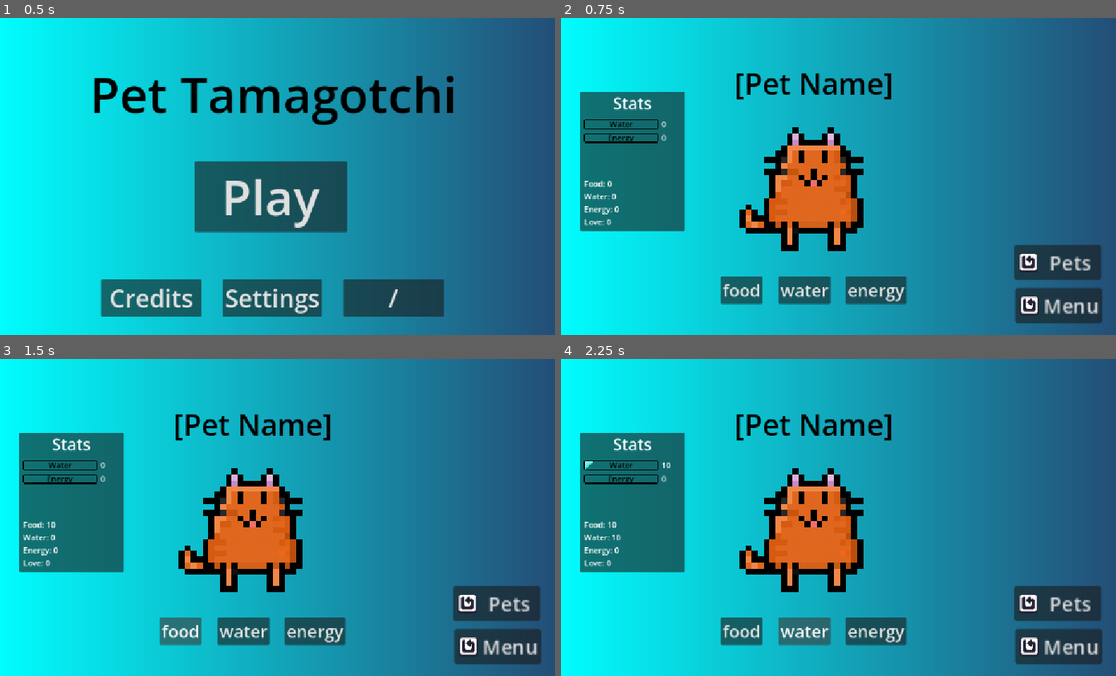
Above: before the commit, frames 1-4 (two rows, left to right).
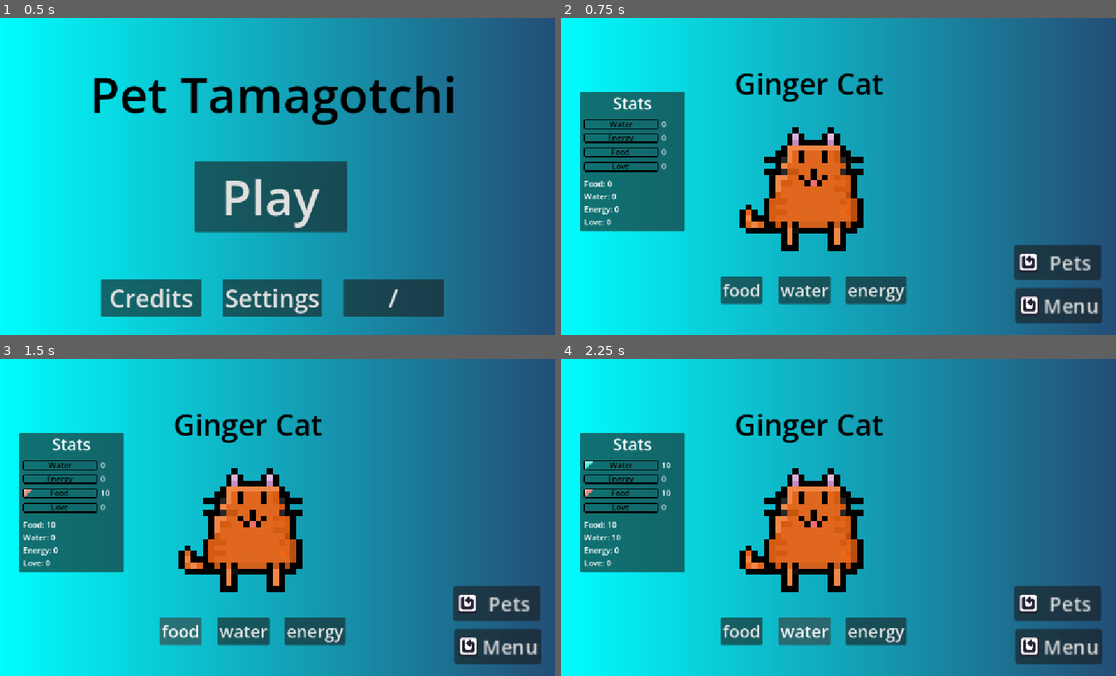
Above: after the commit, the same moments.

Repository: smallzdev/Tomagotchi-game
Game: Godot game, scene res://scenes/menus/main_menu.tscn
The game is run twice, just before and just after one commit, with the same random seed, the same clock (stepped at 60 frames per second) and the same inputs.
Inputs:
- Up to frame 1 (0.5 s): no input
- Up to frame 2 (0.75 s): click "Play" at 0.5 s
- Up to frame 3 (1.5 s): click "food" at 1.25 s
- Up to frame 4 (2.25 s): click "water" at 2 s

Frame 1 is identical in both runs. In frame 2, 1.5% of the frame differs, in the area x 4-60%, y 17-49%; in frame 3, 1.5%; in frame 4, 1.5%.

Commit message:
New Bar Textures + It's working!!
Finished all the bar textures and made them all actually work and look nice :0

Diff:
--- a/scenes/menus/main_game_buttons.gd
+++ b/scenes/menus/main_game_buttons.gd
@@ -1,11 +1,21 @@
 extends Button
 
 var petsMenu = preload("res://scenes/menus/pets.tscn")
+
+# stat bars and text
 @onready var statText = %statTextLabel
 @onready var waterStatText = %waterStatText
 @onready var waterStatBar = %waterStatBar
 @onready var energyStatText = %energyStatText
 @onready var energyStatBar = %energyStatBar
+@onready var foodStatText = %foodStatText
+@onready var foodStatBar = %foodStatBar
+@onready var loveStatText = %loveStatText
+@onready var loveStatBar = %loveStatBar
+
+# Pet sprite and title
+@onready var petSprite = %PetSprite
+@onready var petSpriteNameText = %petSpriteTitle
 
 func _ready() -> void:
 	# button variables
@@ -20,6 +30,7 @@
 	waterButton.pressed.connect(waterButton_pressed)
 	energyButton.pressed.connect(energyButton_pressed)
 	statUpdate()
+	petDetection()
 
 # changes menu to the pet inventory thing
 func petsButton_pressed():
@@ -68,8 +79,11 @@
 	Love: " + str(Global.love)
 	waterStatText.text = str(Global.water)
 	energyStatText.text = str(Global.energy)
+	foodStatText.text = str(Global.food)
+	loveStatText.text = str(Global.love)
 
 	# progress bar things
+	# don't worry, ill try and clean it up soon
 
 	# water
 	if Global.water > 86:
@@ -107,5 +121,47 @@
 	if Global.energy < 6:
 		energyStatBar.frame = 7
 
+	# food
+	if Global.food > 86:
+		foodStatBar.frame = 0
+	if Global.food > 72 and Global.food < 86:
+		foodStatBar.frame = 1
+	if Global.food > 58 and Global.food < 72:
+		foodStatBar.frame = 2
+	if Global.food > 44 and Global.food < 58:
+		foodStatBar.frame = 3
+	if Global.food > 30 and Global.food < 44:
+		foodStatBar.frame = 4
+	if Global.food > 1 and Global.food < 30:
+		foodStatBar.frame = 5
+	if Global.food <= 12:
+		foodStatBar.frame = 6
+	if Global.food < 6:
+		foodStatBar.frame = 7
+
+	# love
+	if Global.love > 86:
+		loveStatBar.frame = 0
+	if Global.love > 72 and Global.love < 86:
+		loveStatBar.frame = 1
+	if Global.love > 58 and Global.love < 72:
+		loveStatBar.frame = 2
+	if Global.love > 44 and Global.love < 58:
+		loveStatBar.frame = 3
+	if Global.love > 30 and Global.love < 44:
+		loveStatBar.frame = 4
+	if Global.love > 1 and Global.love < 30:
+		loveStatBar.frame = 5
+	if Global.love <= 12:
+		loveStatBar.frame = 6
+	if Global.love < 6:
+		loveStatBar.frame = 7
+
 # ughghghg im mathed out. If you edit make sure to test
 # because the slightest mistake breaks it.
+
+# Pet detecting thing.
+func petDetection():
+	if Global.pet == 1:
+		petSpriteNameText.text = "Ginger Cat"
+		petSprite.animation = "ginger cat"
--- a/scenes/menus/main_game_scene.tscn
+++ b/scenes/menus/main_game_scene.tscn
@@ -7,6 +7,8 @@
 [ext_resource type="Script" uid="uid://dmqw6rtj7oams" path="res://scenes/menus/pet_sprite.gd" id="5_qmn8o"]
 [ext_resource type="Texture2D" uid="uid://bglbjo6m1ylc" path="res://Resources/InUse/TamagotchiCustomAssets/waterbar.png" id="6_m1d2h"]
 [ext_resource type="Texture2D" uid="uid://cym1hx6fs3wcd" path="res://Resources/InUse/TamagotchiCustomAssets/energybar.png" id="6_qh74j"]
+[ext_resource type="Texture2D" uid="uid://veamcifa4ohd" path="res://Resources/InUse/TamagotchiCustomAssets/hungerbar.png" id="7_2fgaq"]
+[ext_resource type="Texture2D" uid="uid://b3567lnjgiuse" path="res://Resources/InUse/TamagotchiCustomAssets/lovebar.png" id="8_ova7b"]
 
 [sub_resource type="Gradient" id="Gradient_ttbmu"]
 colors = PackedColorArray(0, 1, 1, 1, 0.13909006, 0.3063838, 0.46577227, 1)
@@ -21,7 +23,7 @@
 "texture": ExtResource("3_pgmow")
 }],
 "loop": 1,
-"name": &"cat",
+"name": &"ginger cat",
 "speed": 5.0
 }]
 
@@ -58,6 +60,70 @@
 
 [sub_resource type="AtlasTexture" id="AtlasTexture_51xs6"]
 atlas = ExtResource("6_qh74j")
+region = Rect2(64, 128, 64, 64)
+
+[sub_resource type="AtlasTexture" id="AtlasTexture_ahvjs"]
+atlas = ExtResource("7_2fgaq")
+region = Rect2(0, 0, 64, 64)
+
+[sub_resource type="AtlasTexture" id="AtlasTexture_r20aw"]
+atlas = ExtResource("7_2fgaq")
+region = Rect2(64, 0, 64, 64)
+
+[sub_resource type="AtlasTexture" id="AtlasTexture_xgfuv"]
+atlas = ExtResource("7_2fgaq")
+region = Rect2(128, 0, 64, 64)
+
+[sub_resource type="AtlasTexture" id="AtlasTexture_iojj0"]
+atlas = ExtResource("7_2fgaq")
+region = Rect2(0, 64, 64, 64)
+
+[sub_resource type="AtlasTexture" id="AtlasTexture_p82fg"]
+atlas = ExtResource("7_2fgaq")
+region = Rect2(64, 64, 64, 64)
+
+[sub_resource type="AtlasTexture" id="AtlasTexture_wpq41"]
+atlas = ExtResource("7_2fgaq")
+region = Rect2(128, 64, 64, 64)
+
+[sub_resource type="AtlasTexture" id="AtlasTexture_4f8iy"]
+atlas = ExtResource("7_2fgaq")
+region = Rect2(0, 128, 64, 64)
+
+[sub_resource type="AtlasTexture" id="AtlasTexture_iwkmd"]
+atlas = ExtResource("7_2fgaq")
+region = Rect2(64, 128, 64, 64)
+
+[sub_resource type="AtlasTexture" id="AtlasTexture_bomb8"]
+atlas = ExtResource("8_ova7b")
+region = Rect2(0, 0, 64, 64)
+
+[sub_resource type="AtlasTexture" id="AtlasTexture_bqhk7"]
+atlas = ExtResource("8_ova7b")
+region = Rect2(64, 0, 64, 64)
+
+[sub_resource type="AtlasTexture" id="AtlasTexture_fe6cc"]
+atlas = ExtResource("8_ova7b")
+region = Rect2(128, 0, 64, 64)
+
+[sub_resource type="AtlasTexture" id="AtlasTexture_ntqx0"]
+atlas = ExtResource("8_ova7b")
+region = Rect2(0, 64, 64, 64)
+
+[sub_resource type="AtlasTexture" id="AtlasTexture_6f6hx"]
+atlas = ExtResource("8_ova7b")
+region = Rect2(64, 64, 64, 64)
+
+[sub_resource type="AtlasTexture" id="AtlasTexture_babpq"]
+atlas = ExtResource("8_ova7b")
+region = Rect2(128, 64, 64, 64)
+
+[sub_resource type="AtlasTexture" id="AtlasTexture_albj8"]
+atlas = ExtResource("8_ova7b")
+region = Rect2(0, 128, 64, 64)
+
+[sub_resource type="AtlasTexture" id="AtlasTexture_gytxx"]
+atlas = ExtResource("8_ova7b")
 region = Rect2(64, 128, 64, 64)
 
 [sub_resource type="AtlasTexture" id="AtlasTexture_qh74j"]
@@ -121,6 +187,64 @@
 }],
 "loop": 1,
 "name": &"energy",
+"speed": 5.0
+}, {
+"frames": [{
+"duration": 1.0,
+"texture": SubResource("AtlasTexture_ahvjs")
+}, {
+"duration": 1.0,
+"texture": SubResource("AtlasTexture_r20aw")
+}, {
+"duration": 1.0,
+"texture": SubResource("AtlasTexture_xgfuv")
+}, {
+"duration": 1.0,
+"texture": SubResource("AtlasTexture_iojj0")
+}, {
+"duration": 1.0,
+"texture": SubResource("AtlasTexture_p82fg")
+}, {
+"duration": 1.0,
+"texture": SubResource("AtlasTexture_wpq41")
+}, {
+"duration": 1.0,
+"texture": SubResource("AtlasTexture_4f8iy")
+}, {
+"duration": 1.0,
+"texture": SubResource("AtlasTexture_iwkmd")
+}],
+"loop": 1,
+"name": &"food",
+"speed": 5.0
+}, {
+"frames": [{
+"duration": 1.0,
+"texture": SubResource("AtlasTexture_bomb8")
+}, {
+"duration": 1.0,
+"texture": SubResource("AtlasTexture_bqhk7")
+}, {
+"duration": 1.0,
+"texture": SubResource("AtlasTexture_fe6cc")
+}, {
+"duration": 1.0,
+"texture": SubResource("AtlasTexture_ntqx0")
+}, {
+"duration": 1.0,
+"texture": SubResource("AtlasTexture_6f6hx")
+}, {
+"duration": 1.0,
+"texture": SubResource("AtlasTexture_babpq")
+}, {
+"duration": 1.0,
+"texture": SubResource("AtlasTexture_albj8")
+}, {
+"duration": 1.0,
+"texture": SubResource("AtlasTexture_gytxx")
+}],
+"loop": 1,
+"name": &"love",
 "speed": 5.0
 }, {
 "frames": [{
@@ -211,7 +335,8 @@
 theme_override_font_sizes/font_size = 35
 text = "energy"
 
-[node name="Label" type="Label" parent="." unique_id=1332177370]
+[node name="petSpriteTitle" type="Label" parent="." unique_id=1332177370]
+unique_name_in_owner = true
 offset_left = 373.0
 offset_top = 92.0
 offset_right = 697.0
@@ -226,9 +351,10 @@
 script = ExtResource("5_qmn8o")
 
 [node name="PetSprite" type="AnimatedSprite2D" parent="Area2D" unique_id=1383893210]
+unique_name_in_owner = true
 texture_filter = 1
 sprite_frames = SubResource("SpriteFrames_stm8k")
-animation = &"cat"
+animation = &"ginger cat"
 
 [node name="CollisionShape2D" type="CollisionShape2D" parent="Area2D" unique_id=853786905]
 position = Vector2(-1.375, 1.166666)
@@ -316,4 +442,60 @@
 text = "Energy"
 horizontal_alignment = 1
 
+[node name="foodStatBar" type="AnimatedSprite2D" parent="statsPannel" unique_id=699376840]
+unique_name_in_owner = true
+texture_filter = 1
+position = Vector2(88, 131.00002)
+scale = Vector2(3, 3)
+sprite_frames = SubResource("SpriteFrames_udkci")
+animation = &"food"
+
+[node name="foodStatText" type="Label" parent="statsPannel" unique_id=2107660022]
+unique_name_in_owner = true
+layout_mode = 0
+offset_left = 166.0
+offset_top = 111.0
+offset_right = 206.0
+offset_bottom = 134.0
+text = "[N/A]"
+
+[node name="foodStatTitle" type="Label" parent="statsPannel" unique_id=849067975]
+unique_name_in_owner = true
+layout_mode = 0
+offset_left = 8.0
+offset_top = 111.0
+offset_right = 158.0
+offset_bottom = 134.0
+theme_override_colors/font_color = Color(0, 0, 0, 1)
+text = "Food"
+horizontal_alignment = 1
+
+[node name="loveStatBar" type="AnimatedSprite2D" parent="statsPannel" unique_id=1587895008]
+unique_name_in_owner = true
+texture_filter = 1
+position = Vector2(88, 160.00002)
+scale = Vector2(3, 3)
+sprite_frames = SubResource("SpriteFrames_udkci")
+animation = &"love"
+
+[node name="loveStatText" type="Label" parent="statsPannel" unique_id=1063038298]
+unique_name_in_owner = true
+layout_mode = 0
+offset_left = 166.0
+offset_top = 140.0
+offset_right = 206.0
+offset_bottom = 163.0
+text = "[N/A]"
+
+[node name="loveStatTitle" type="Label" parent="statsPannel" unique_id=1807830144]
+unique_name_in_owner = true
+layout_mode = 0
+offset_left = 8.0
+offset_top = 140.0
+offset_right = 158.0
+offset_bottom = 163.0
+theme_override_colors/font_color = Color(0, 0, 0, 1)
+text = "Love"
+horizontal_alignment = 1
+
 [connection signal="input_event" from="Area2D" to="Area2D" method="petting_love"]
--- a/scripts/global.gd
+++ b/scripts/global.gd
@@ -8,6 +8,9 @@
 var water = 0
 var love = 0
 
+# equipped pet number.
+var pet = 1
+
 # Called when the node enters the scene tree for the first time.
 func _ready() -> void:
 	pass # Replace with function body.
Binary file added: Resources/InUse/TamagotchiCustomAssets/hungerbar.png
Not shown, added: Resources/InUse/TamagotchiCustomAssets/hungerbar.png.import
Binary file added: Resources/InUse/TamagotchiCustomAssets/lovebar.png
Not shown, added: Resources/InUse/TamagotchiCustomAssets/lovebar.png.import
Not shown, added: Resources/InUse/TamagotchiCustomAssets/ArtCreationFiles/hungerbar.piskel
Not shown, added: Resources/InUse/TamagotchiCustomAssets/ArtCreationFiles/lovebar.piskel
